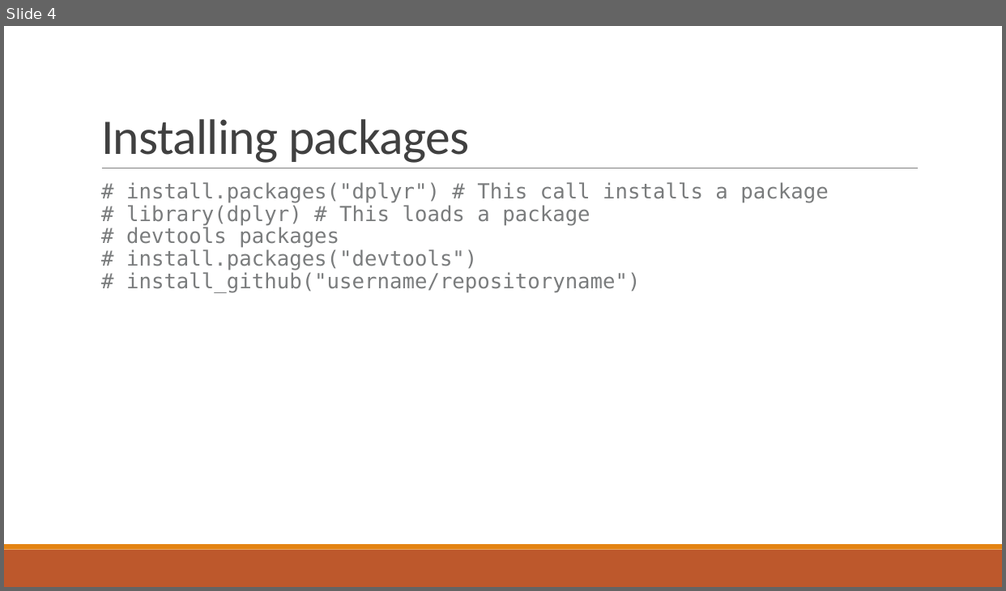
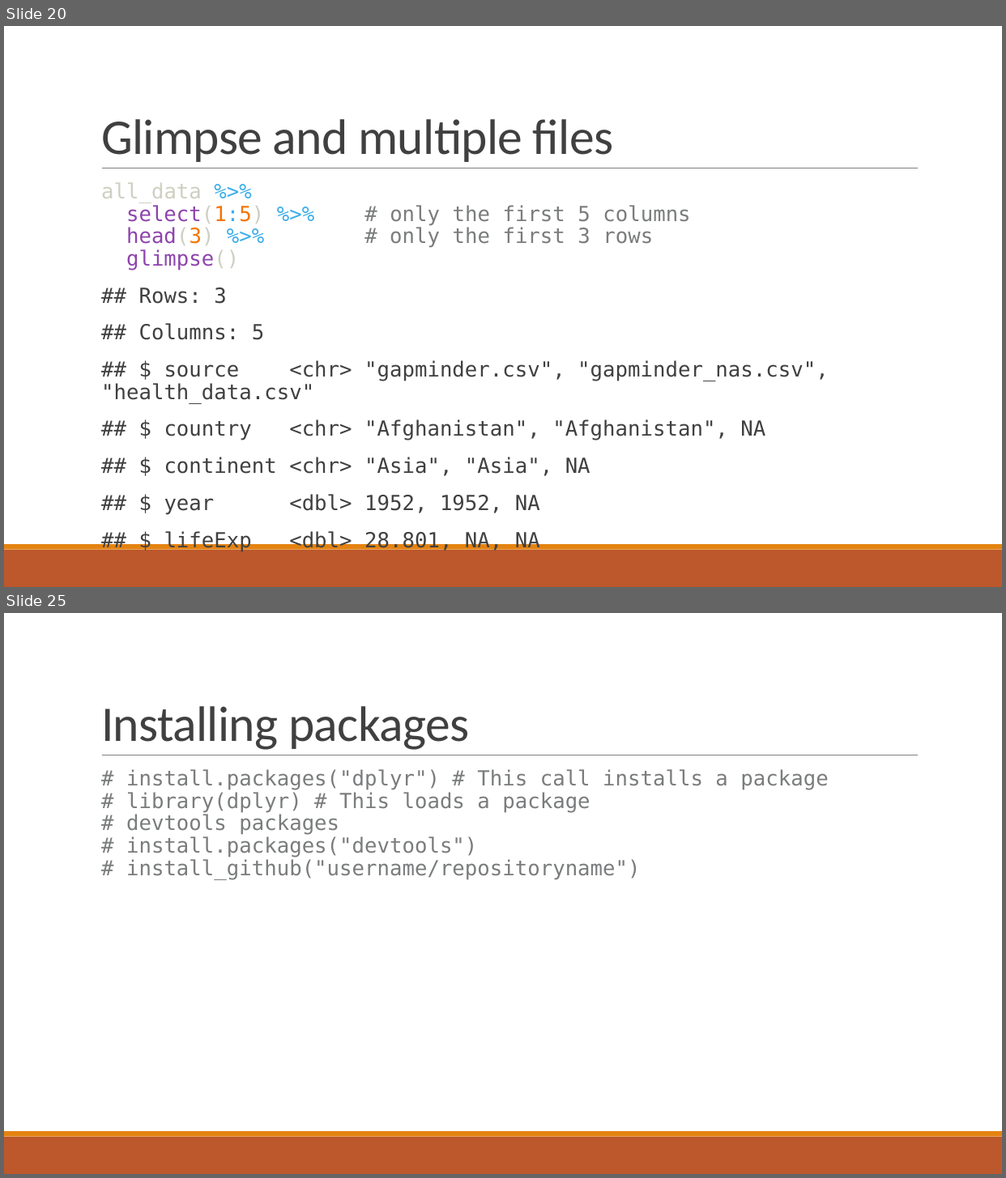
Before and after one commit to csc-ubc-okanagan/workshops, a slide deck: guides/Additional-talks/fundamental-concepts-with-RStudio-90-mins.pptx. Shown one above the other, each under a label of ours: slide 4 before the commit, slides 20 and 25 after it; the slides between them are not shown. The pictures are 1006x591 and 1006x1178 pixels, drawn with LibreOffice and Linux fonts; fonts in the diff are those of the drawing. Boxes give left, top, right and bottom in pixels: in the first picture for what was removed or moved away, otherwise in the second. Text is boxed around its words. In the diff, an @@ line names an element or a change of style, - is before the commit and + after.

```diff
--- a/guides/Additional-talks/fundamental-concepts-with-RStudio-90-mins.pptx
+++ b/guides/Additional-talks/fundamental-concepts-with-RStudio-90-mins.pptx
@@ slide 20 added at <box>4,26,1002,587</box>, background #FFFFFF; not listed: 3 template elements that a slide beside it also shows @@
@@ title added at <box>101,119,613,162</box>, 48 pt, text #404040 @@
+Glimpse and multiple files
@@ text added at <box>101,183,829,552</box>, 20 pt, text #404040 @@
+all_data %>%
+select(1:5) %>% # only the first 5 columns
+head(3) %>% # only the first 3 rows
+glimpse()
+## Rows: 3
+## Columns: 5
+## $ source <chr> "gapminder.csv", "gapminder_nas.csv", "health_data.csv"
+## $ country <chr> "Afghanistan", "Afghanistan", NA
+## $ continent <chr> "Asia", "Asia", NA
+## $ year <dbl> 1952, 1952, NA
+## $ lifeExp <dbl> 28.801, NA, NA
@@ what was slide 4 is now slide 25 @@
```
Also in this commit, not shown: 9 slides changed, 29 other slides added, 1 slide removed, 2 other files.
